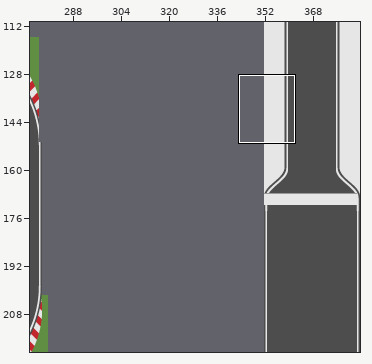
One commit to this Tiled map: desktop/basicTrack.tmx. The first picture is a wide view before the edit; the outline marks the close-up.
Close-up. Before the edit:
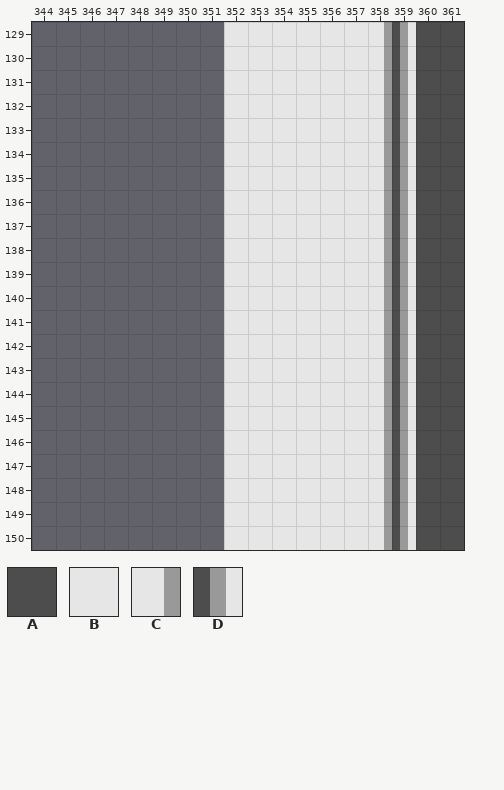
Cells are 3x3 px. Shown: x 344..361, y 129..150. The commit also changed other parts of the map, which this record leaves out.
Key: from "192-racetrack-v5": A 18927, B 28824, C 28830, D 28831.
_ is an empty cell.
Layer "Tile Layer 1" before, first column x 344:
129 ________BBBBBBCDAA
130 ________BBBBBBCDAA
131 ________BBBBBBCDAA
132 ________BBBBBBCDAA
133 ________BBBBBBCDAA
134 ________BBBBBBCDAA
135 ________BBBBBBCDAA
136 ________BBBBBBCDAA
137 ________BBBBBBCDAA
138 ________BBBBBBCDAA
139 ________BBBBBBCDAA
140 ________BBBBBBCDAA
141 ________BBBBBBCDAA
142 ________BBBBBBCDAA
143 ________BBBBBBCDAA
144 ________BBBBBBCDAA
145 ________BBBBBBCDAA
146 ________BBBBBBCDAA
147 ________BBBBBBCDAA
148 ________BBBBBBCDAA
149 ________BBBBBBCDAA
150 ________BBBBBBCDAA
Now the later version:
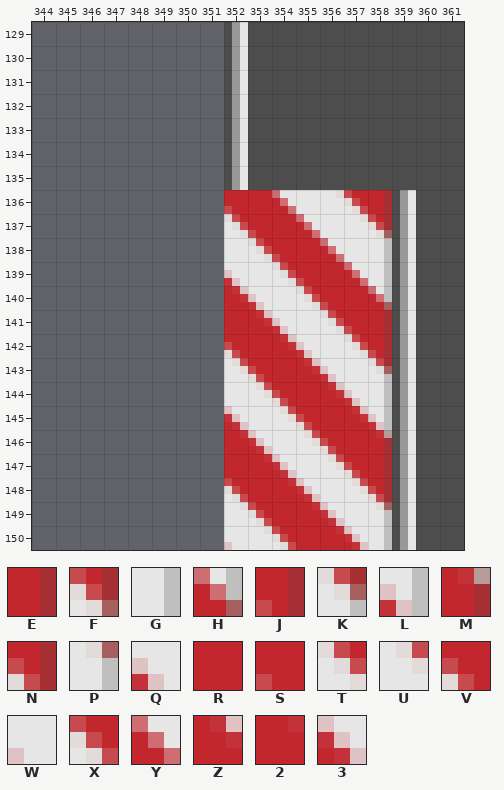
Further tiles: from "192-racetrack-v5": E 28466, F 28796, G 29126, H 29786, J 30446, K 30776, L 31436, M 31766, N 32426, P 32756, Q 62230, R 62585, S 63209, T 63539, U 63732, V 63733, W 64383, X 65183, Y 65698, Z 67998, 2 82071, 3 82072.
Diff:
Layer "Tile Layer 1":
Tile B gives way to tile 2 in row 146 at x 352; in row 147 at x 353; in row 148 at x 354; in row 149 at x 355; in row 150 at x 356.
Tile B gives way to tile 3 in row 145 at x 352; in row 146 at x 353; in row 147 at x 354; in row 148 at x 355; in row 149 at x 356; in row 150 at x 357.
Tile B gives way to tile A in rows 129 to 135 at x 353 to 357.
Tile C gives way to tile A in rows 129 to 135 at x 358.
Tile D gives way to tile A in rows 129 to 135 at x 359.
Tile B gives way to tile D in rows 129 to 135 at x 352.
Tile C gives way to tile E in row 136 at x 358; in row 141 at x 358; in row 147 at x 358.
Tile C gives way to tile F in row 137 at x 358.
Tile C gives way to tile G in rows 138 to 139 at x 358; in row 144 at x 358; in row 150 at x 358.
Tile C gives way to tile H in row 140 at x 358.
Tile C gives way to tile J in row 142 at x 358.
Tile C gives way to tile K in row 143 at x 358.
Tile C gives way to tile L in row 145 at x 358.
Tile C gives way to tile M in row 146 at x 358.
Tile C gives way to tile N in row 148 at x 358.
Tile C gives way to tile P in row 149 at x 358.
Tile B gives way to tile Q in row 139 at x 352; in row 140 at x 353; in row 141 at x 354; in row 142 at x 355; in row 143 at x 356; in row 144 at x 357.
Tile B gives way to tile R in row 136 at x 353; in row 137 at x 354; in row 138 at x 355; in row 139 at x 356; in row 140 at x 357; in row 141 at x 352.
Tile B gives way to tile R in row 142 at x 353; in row 143 at x 354; in row 144 at x 355; in row 145 at x 356; in row 146 at x 357; in row 147 at x 352.
Tile B gives way to tile R in row 148 at x 353; in row 149 at x 354; in row 150 at x 355.
Tile B gives way to tile S in row 136 at x 352; in row 137 at x 353; in row 138 at x 354; in row 139 at x 355; in row 140 at x 356; in row 141 at x 357.
Tile B gives way to tile T in row 137 at x 352; in row 138 at x 353; in row 139 at x 354; in row 140 at x 355; in row 141 at x 356; in row 142 at x 357.
Tile B gives way to tile U in row 143 at x 352; in row 144 at x 353; in row 145 at x 354; in row 146 at x 355; in row 147 at x 356; in row 148 at x 357.
Tile B gives way to tile V in row 142 at x 352; in row 143 at x 353; in row 144 at x 354; in row 145 at x 355; in row 146 at x 356; in row 147 at x 357.
Tile B gives way to tile W in row 150 at x 352.
Tile B gives way to tile X in row 136 at x 357; in row 148 at x 352; in row 149 at x 353; in row 150 at x 354.
Tile B gives way to tile Y in row 136 at x 354; in row 137 at x 355; in row 138 at x 356; in row 139 at x 357.
Tile B gives way to tile Z in row 140 at x 352; in row 141 at x 353; in row 142 at x 354; in row 143 at x 355; in row 144 at x 356; in row 145 at x 357.
Pixel boxes of the changes (left, top, right, bottom) in both close-ups:
changed: (224, 22, 416, 550)
